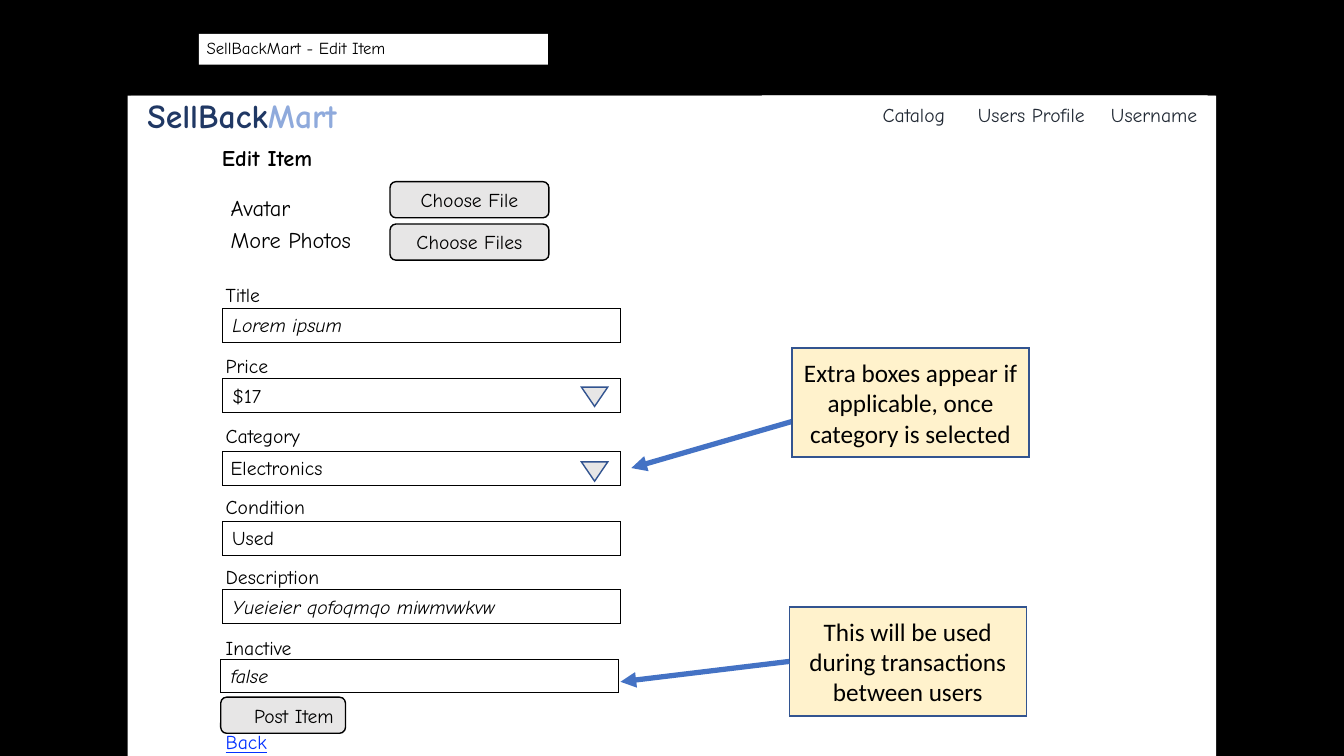
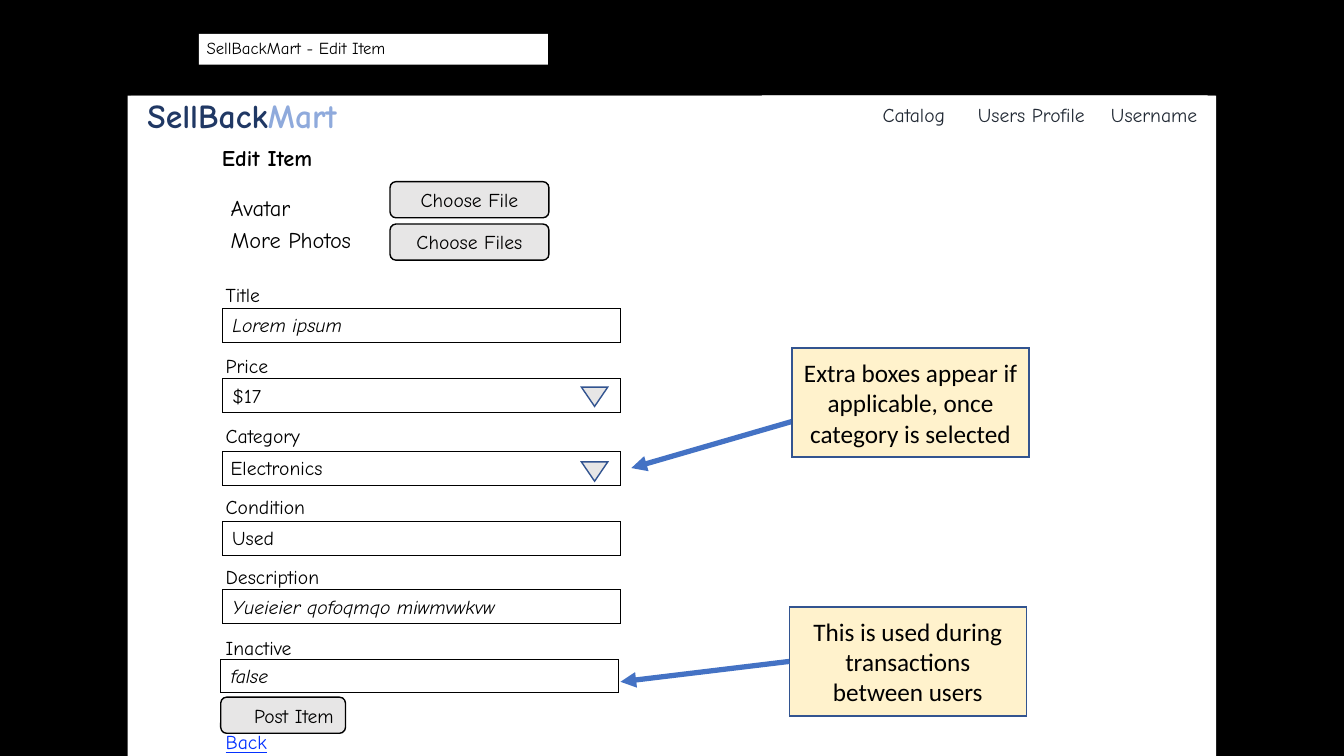
Before and after one commit to byllynho/SellBackMart, a slide deck: slide 10 of docs/wireframes/wireframes_2.1.pptx. Drawn at 1344x756 pixels with LibreOffice and Linux fonts; fonts in the diff are those of the drawing; background and template pictures are left out. Boxes give left, top, right and bottom in pixels: in the first picture for what was removed or moved away, otherwise in the second. Text is boxed around its words. In the diff, an @@ line names an element or a change of style, - is before the commit and + after.

```diff
--- a/docs/wireframes/wireframes_2.1.pptx
+++ b/docs/wireframes/wireframes_2.1.pptx
@@ text in rectangle at <box>813,623,1002,702</box>: text changed @@
-This will be used during transactions between users
+This is used during transactions between users
```
Also in this commit, not shown: 1 other slide changed, 2 other files.
